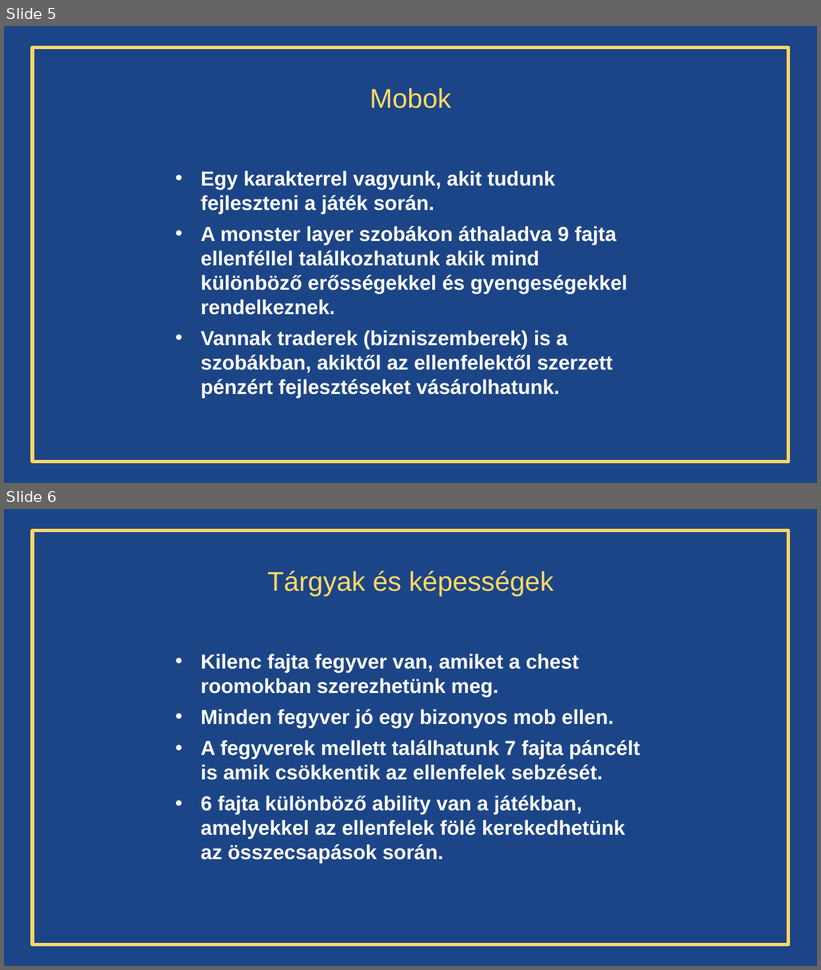
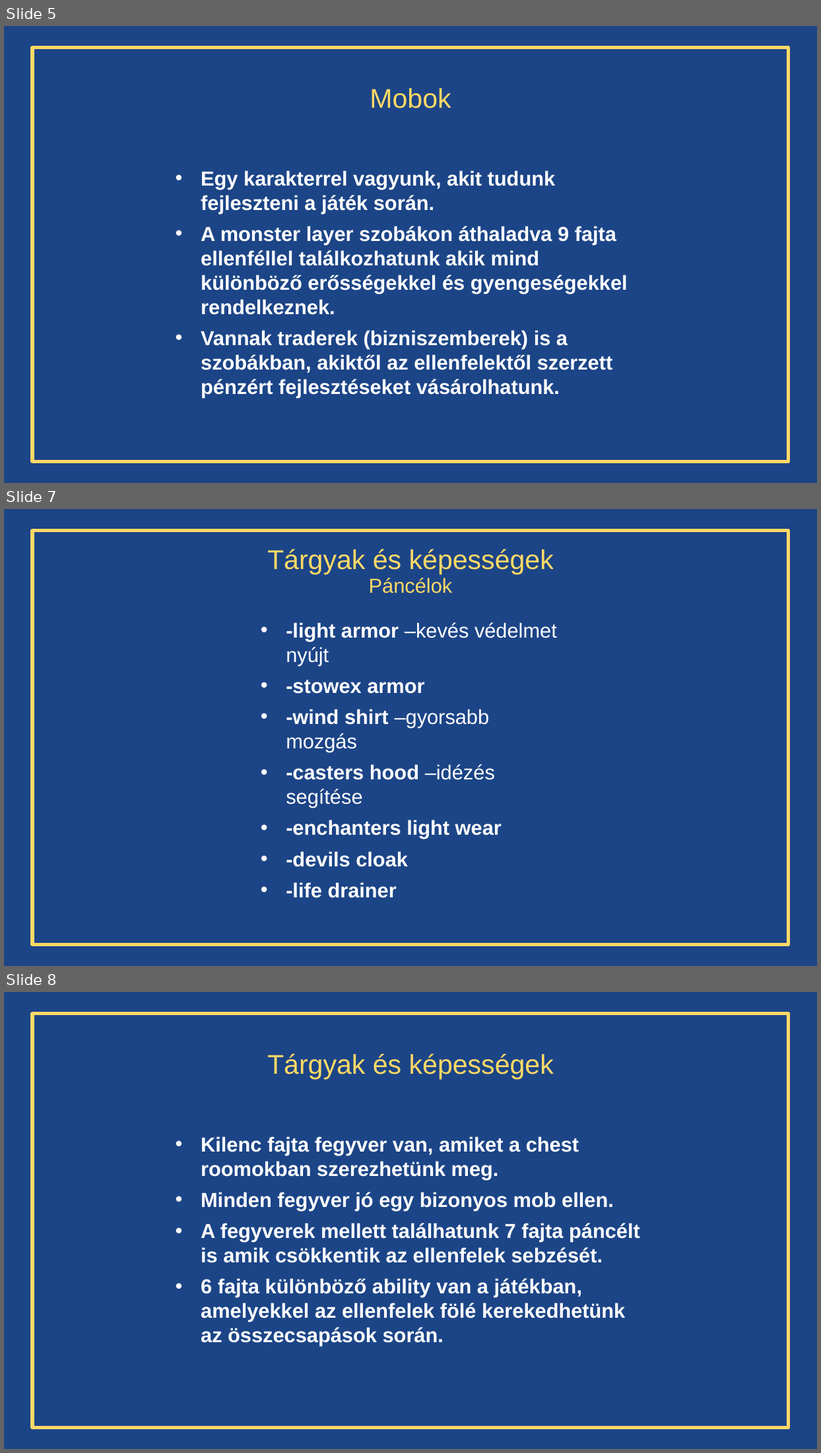
Before and after one commit to Bredacs-Goran/11_SZFT4_Bredacs-Goran_Eperjesi-P-ter_Moharos-Dori-n_Projekt1, a slide deck: ikt_jatek.pptx. Shown one above the other, each under a label of ours: slides 5 and 6 before the commit, slides 5, 7 and 8 after it; the slides between them are not shown. The pictures are 821x970 and 821x1453 pixels, drawn with LibreOffice and Linux fonts; fonts in the diff are those of the drawing. Boxes give left, top, right and bottom in pixels: in the first picture for what was removed or moved away, otherwise in the second. Text is boxed around its words. In the diff, an @@ line names an element or a change of style, - is before the commit and + after.

```diff
--- a/ikt_jatek.pptx
+++ b/ikt_jatek.pptx
@@ slide 7 added at (4, 509, 817, 966), background #1C4587; not listed: 1 template element that a slide beside it also shows @@
@@ title added at (267, 549, 554, 593), 24 pt, text #FFD966 @@
+Tárgyak és képességek
+Páncélok
@@ text added at (286, 623, 557, 898), 18 pt, text #FFFFFF, bold @@
+• -light armor –kevés védelmet nyújt
+• -stowex armor
+• -wind shirt –gyorsabb mozgás
+• -casters hood –idézés segítése
+• -enchanters light wear
+• -devils cloak
+• -life drainer
@@ what was slide 6 is now slide 8 @@
```
Also in this commit, not shown: 1 other slide added.
